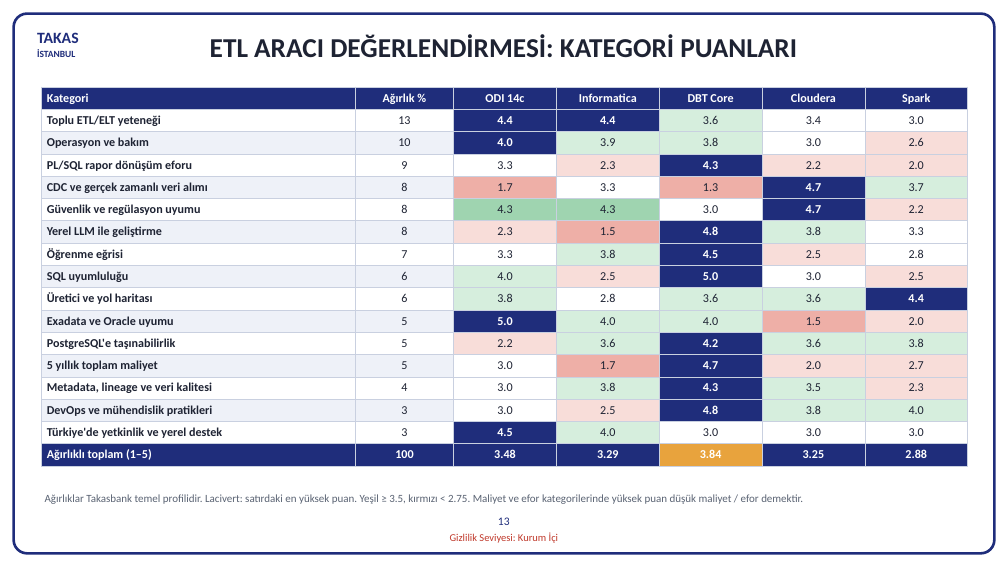
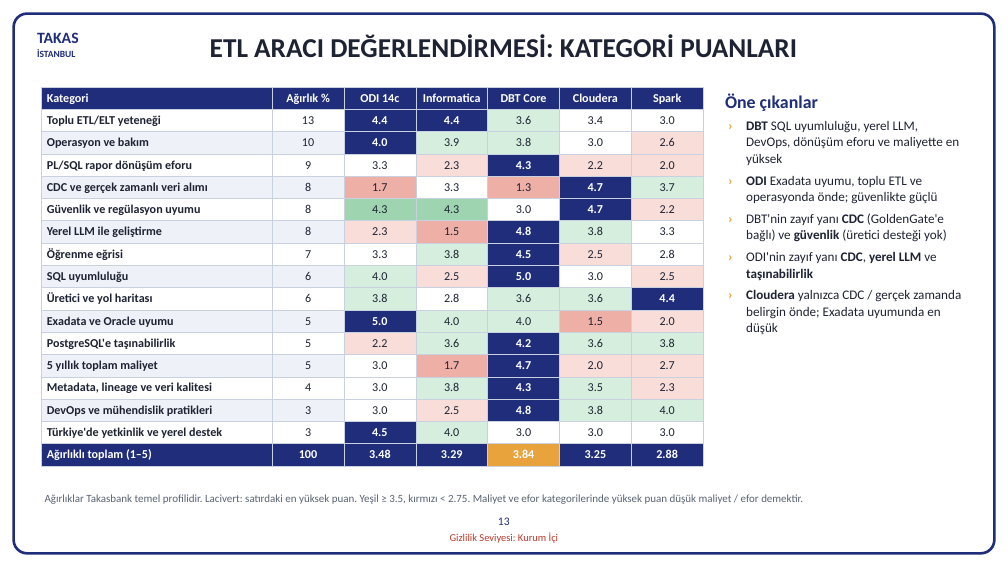
Before and after one commit to hanifidemirel0/Cursor-Projects, a slide deck: slide 13 of outputs/dwh-sunum-kasim-2026/5 - DWHSunum_Kasim2026.pptx. Drawn at 1008x567 pixels with LibreOffice and Linux fonts; fonts in the diff are those of the drawing. Boxes give left, top, right and bottom in pixels: in the first picture for what was removed or moved away, otherwise in the second. Text is boxed around its words. In the diff, an @@ line names an element or a change of style, - is before the commit and + after.

```diff
--- a/outputs/dwh-sunum-kasim-2026/5 - DWHSunum_Kasim2026.pptx
+++ b/outputs/dwh-sunum-kasim-2026/5 - DWHSunum_Kasim2026.pptx
@@ table: place and size @@
-table at [42, 87, 968, 466]
+table at [42, 87, 703, 466]
@@ text added at [725, 94, 818, 111], 17 pt, text #1F2D7B, bold @@
+Öne çıkanlar
@@ text added at [746, 121, 961, 334], 12.5 pt, text #1E2333 @@
+› DBT SQL uyumluluğu, yerel LLM, DevOps, dönüşüm eforu ve maliyette en yüksek
+› ODI Exadata uyumu, toplu ETL ve operasyonda önde; güvenlikte güçlü
+› DBT'nin zayıf yanı CDC (GoldenGate'e bağlı) ve güvenlik (üretici desteği yok)
+› ODI'nin zayıf yanı CDC, yerel LLM ve taşınabilirlik
+› Cloudera yalnızca CDC / gerçek zamanda belirgin önde; Exadata uyumunda en düşük
```
Also in this commit, not shown: 2 other files.
